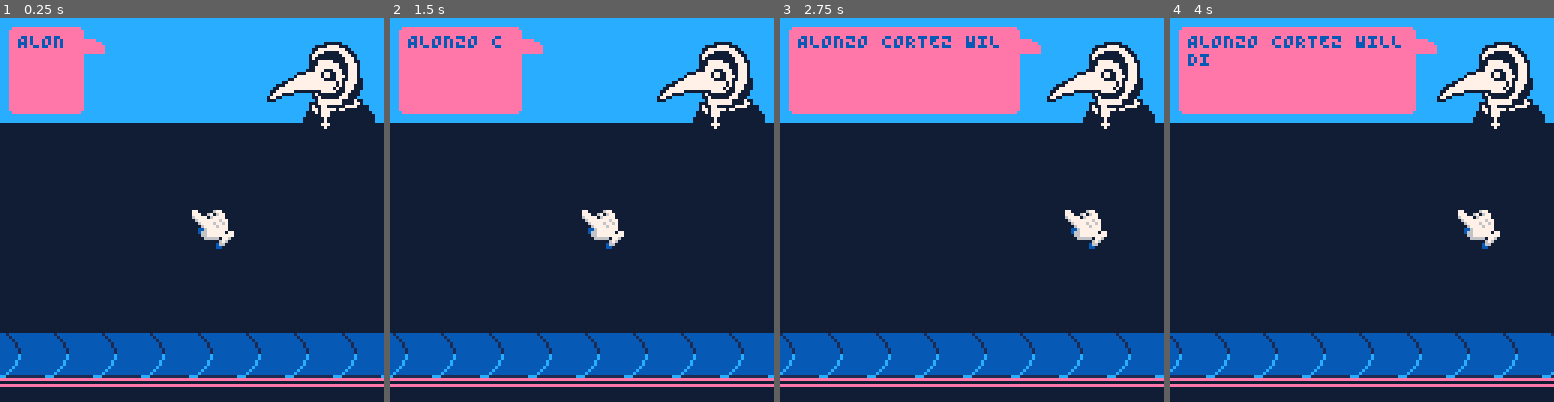
Above: before the commit, frames 1-4 (left to right).
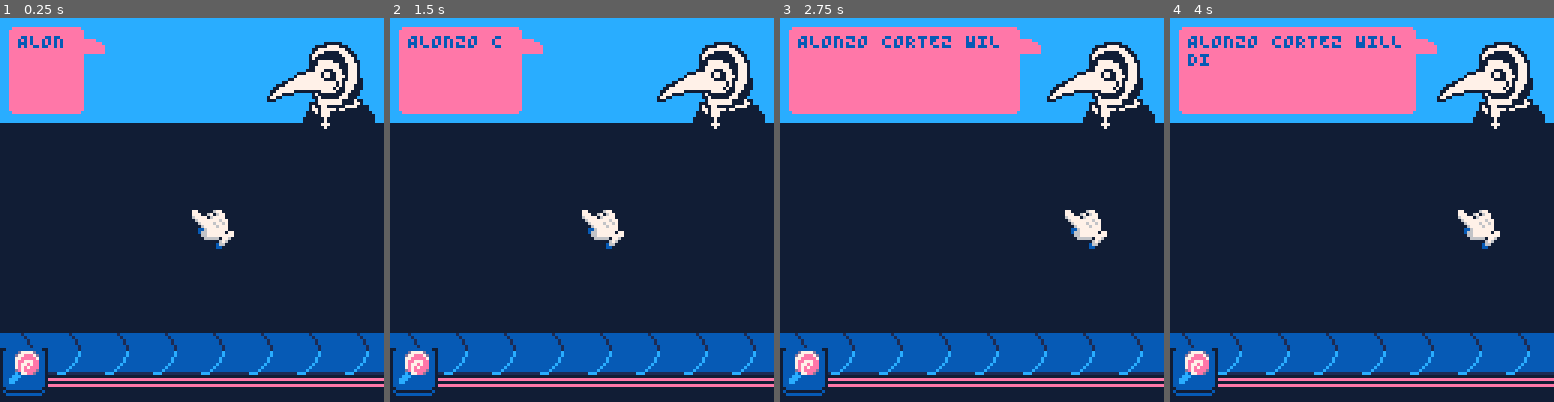
Above: after the commit, the same moments.

Repository: Yolwoocle/minijam_112
Game: PICO-8 cartridge minijam112.p8
Two runs of this game, one before a commit and one after it. Both use one fixed random seed, a clock stepped at 60 frames per second and the inputs below.
Inputs:
- Up to frame 1 (0.25 s): no input
- Up to frame 2 (1.5 s): tap X (X key) at 0.33, 1.07 s
- Up to frame 3 (2.75 s): hold Right 1.6-2.1 s; tap X (X key) at 1.85 s; hold Right from 2.47 s (still down)
- Up to frame 4 (4 s): tap X (X key) at 2.97 s; release Right at 3.03 s; hold Left 3.08-3.58 s

The runs differ from the first frame. In frame 1, 3.6% of the frame differs, in the area x 0-100%, y 82-99%; in frame 2, 3.6%; in frame 3, 3.6%; in frame 4, 3.6%.

Commit message:
Ingredients table

Diff:
--- a/minijam112.p8
+++ b/minijam112.p8
@@ -31,6 +31,14 @@
 
 	parse_output=""
 	ailment_out=""
+
+	g_ingredients={
+		{
+			i=ingredients.candy,
+			x=0,
+			y=110,
+		}
+	}
 end
 
 function _update60()
@@ -64,6 +72,7 @@
 
 	draw_cursor()
 
+	draw_ingredients()
 
 	print(ailment_out,6,5,4)
 	print(parse_output,6,5,5)
@@ -113,6 +122,12 @@
 function draw_cursor()
 	local _x,_y=dx(c.dobj),dy(c.dobj)
 	sspr(48,0,16,15,_x,_y)
+end
+
+function draw_ingredients()
+	for i in all(g_ingredients) do
+		spr(i.i.spr, i.x, i.y, 2, 2)
+	end
 end
 
 
Not shown, changed: 20 lines of the sprite sheet (__gfx__) section of minijam112.p8
